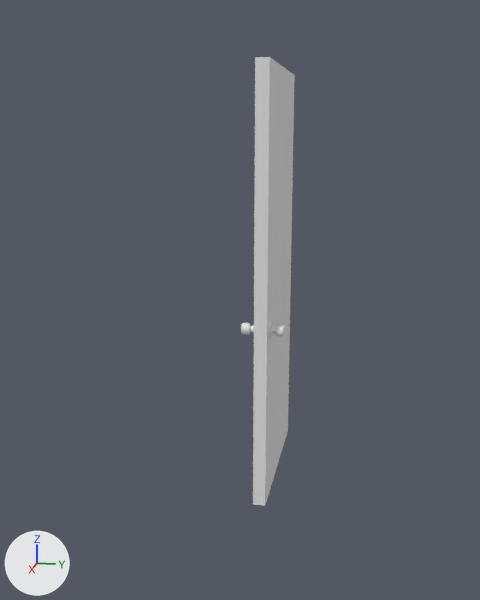
The FBX model Assets/AssetsScene/Art/Meshes/Door_Mesh.fbx as it was, and as the next commit left it.
Camera for both pictures: a 50 mm camera at (3.57, 0.52, 1.88) aimed at (0.33, -0.13, 1.07). Every picture has the same lights, and +X, +Y and +Z are marked at lower left. Where no turn or scale is listed for an object, it has been applied to the vertices.

Names of what the first picture shows: 'Door3'.
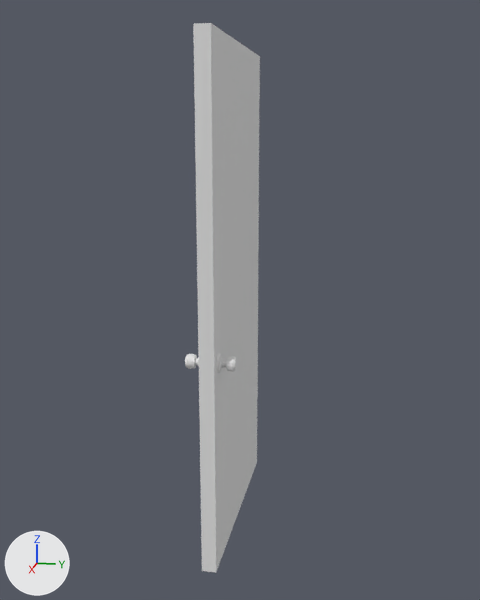
Diff of the bpy script that builds the scene:
```diff
--- a/Assets/AssetsScene/Art/Meshes/Door_Mesh.fbx.py
+++ b/Assets/AssetsScene/Art/Meshes/Door_Mesh.fbx.py
@@ me_mesh @@
 me_mesh.from_pydata(...)  # 330 vertices, 326 faces; spans x 0.0..0.93, y -0.11..0.11, z 0.0..2.22
 # used by ob_door3; location = (-0.467, 0.0, 0.0)
+# me_mesh part 1: the loose piece of 8 vertices spanning x 0.0..0.93, y -0.03..0.03, z 0.0..2.22 is scaled about the mesh origin by (1.13, 1, 1.03)
+# me_mesh part 2: the loose piece of 161 vertices spanning x 0.81..0.89, y -0.11..-0.03, z 0.89..0.98 is moved by (0.12, 0.0, 0.02)
+# me_mesh part 3: the loose piece of 161 vertices spanning x 0.81..0.89, y 0.03..0.11, z 0.89..0.98 is moved by (0.12, 0.0, 0.02)
 me_mesh.materials.append(mat_door2)
@@ ob_door3 @@
 ob_door3 = bpy.data.objects.new('Door3', me_mesh)
-ob_door3.location = (-0.467, 0.0, 0.0)
+ob_door3.location = (0.0, -0.125, 0.0)
```

What differs and where, as boxes (x1, y1, x2, y2) in the pictures (480 x 600 px; the box of a moved part takes in the faces that stretch with it):
'Door3', reshaped, moved (38% wider, 22% taller)
    before: (241, 57, 295, 506)
    after: (185, 23, 260, 573)
part 1 of me_mesh, moved or reshaped
    before: (253, 57, 295, 506)
    after: (193, 23, 260, 573)
part 2 of me_mesh, moved or reshaped
    before: (241, 322, 254, 335)
    after: (185, 354, 199, 369)
part 3 of me_mesh, moved or reshaped
    before: (268, 322, 285, 338)
    after: (217, 353, 237, 373)
